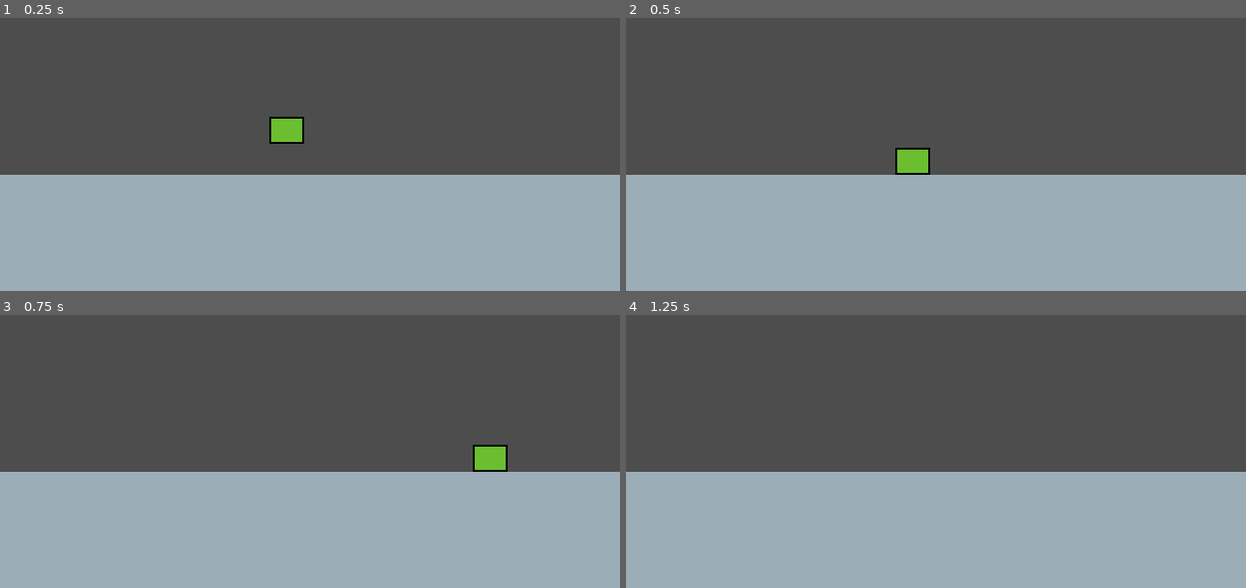
Above: before the commit, frames 1-4 (two rows, left to right).
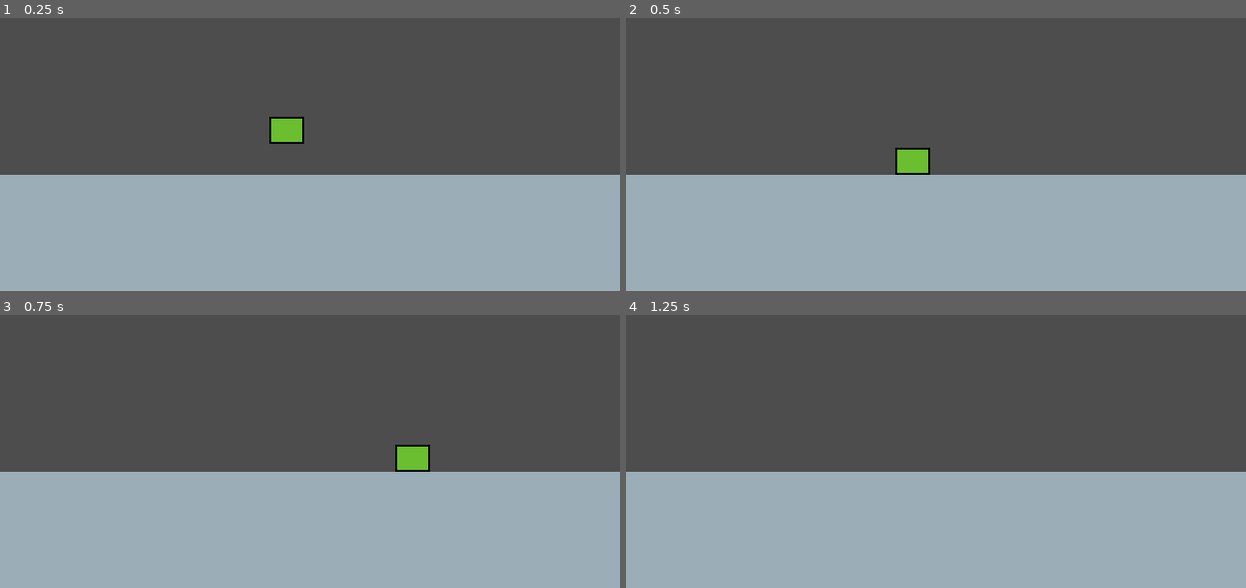
Above: after the commit, the same moments.

Repository: DaPizzaGod/Exotica
Game: Godot game, scene res://stages/prototype/level.tscn
The game is run twice, just before and just after one commit, with the same random seed, the same clock (stepped at 60 frames per second) and the same inputs.
Inputs:
- Up to frame 1 (0.25 s): no input
- Up to frame 2 (0.5 s): no input
- Up to frame 3 (0.75 s): hold D (right) from 0.53 s (still down)
- Up to frame 4 (1.25 s): keep holding D (right); tap W (jump) at 0.77 s

Frames 1-2 are identical in both runs. In frame 3, 1.1% of the frame differs, in the area x 63-82%, y 47-58%; in frame 4, nothing differs.

Commit message:
finished all tweaks, very very very very rough player system

Diff:
--- a/entities/prototype/player/player.tscn
+++ b/entities/prototype/player/player.tscn
@@ -36,7 +36,7 @@
 idle = NodePath("../Idle")
 jump = NodePath("../Jump")
 fall = NodePath("../Fall")
-ground_speed = 525.0
+ground_speed = 325.0
 metadata/_custom_type_script = "uid://d1kimhp5gr6wj"
 
 [node name="Jump" type="Node" parent="StateMachine" unique_id=1640686531 node_paths=PackedStringArray("move", "idle", "fall")]
@@ -45,11 +45,11 @@
 idle = NodePath("../Idle")
 fall = NodePath("../Fall")
 jump_force = 400.0
-air_movement_speed = 600.0
+air_movement_speed = 400.0
 
 [node name="Fall" type="Node" parent="StateMachine" unique_id=1610922397 node_paths=PackedStringArray("move", "idle")]
 script = ExtResource("7_8pji5")
 move = NodePath("../Move")
 idle = NodePath("../Idle")
-fall_movement_speed = 600.0
+fall_movement_speed = 400.0
 metadata/_custom_type_script = "uid://d1kimhp5gr6wj"
